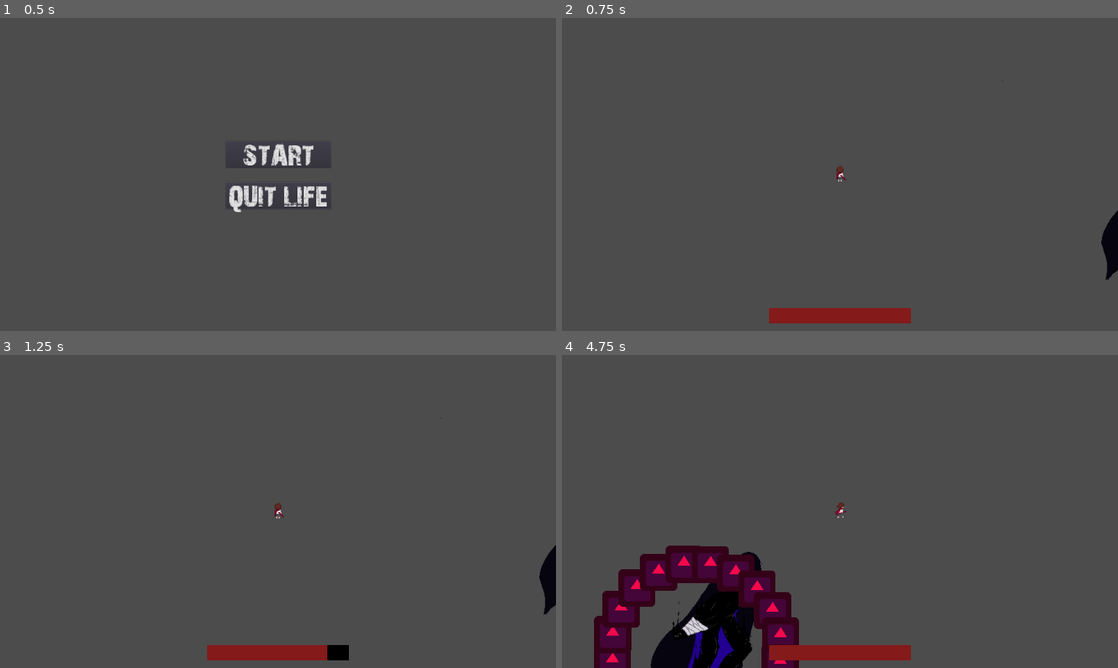
Above: before the commit, frames 1-4 (two rows, left to right).
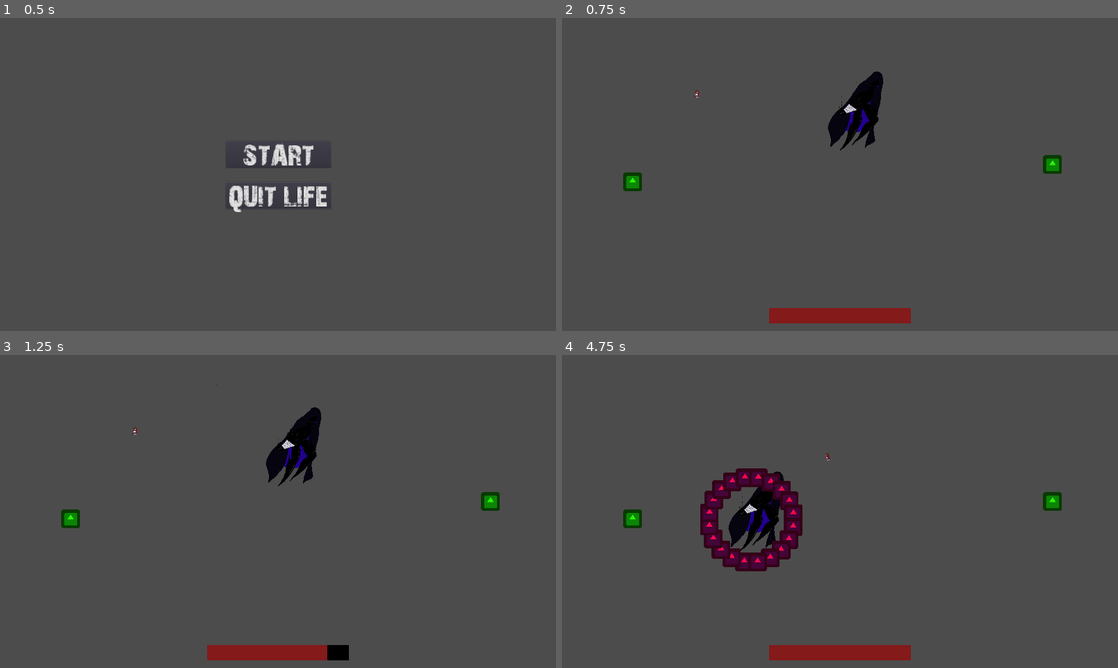
Above: after the commit, the same moments.

Repository: LadyVolk/The-Modern-Triad
Game: Godot game, scene res://Menu.tscn
Two runs of this game, one before a commit and one after it. Both use one fixed random seed, a clock stepped at 60 frames per second and the inputs below. The engine's default icon, where the game draws it, is replaced by a stand-in: a white triangle on a blue panel in a dark square. Sound files missing from this copy of the repository are replaced by a short silence.
Inputs (mouse positions are in pixels of both pictures, inside the frame that each line leads up to):
- Up to frame 1 (0.5 s): no input
- Up to frame 2 (0.75 s): click "START" at 0.5 s
- Up to frame 3 (1.25 s): no input
- Up to frame 4 (4.75 s): move the mouse to (962, 495) at 1.27 s; hold D (player_right) 1.28-2.03 s; hold Right mouse button (melee_attack) 1.28-2.03 s; move the mouse to (728, 527) at 2.02 s; hold S (player_down) 2.03-2.78 s; tap Space (player_dash) at 2.1 s; move the mouse to (895, 442) at 2.77 s; press the mouse at (895, 442) at 2.78 s; hold D (player_right) 2.78-3.53 s; move the mouse to (812, 574) at 3.52 s; release the mouse at (812, 574) at 3.53 s; hold W (player_up) 3.53-4.28 s; right-click (812, 574) at 3.6 s; move the mouse to (1006, 558) at 4.27 s; hold A (player_left) from 4.28 s (still down); hold Space (player_dash) from 4.28 s (still down)

Frame 1 is identical in both runs. In frame 2, 2.3% of the frame differs, in the area x 11-100%, y 9-84%; in frame 3, 2.3%; in frame 4, 14%, in the area x 5-90%, y 31-100%.

Commit message:
worked on sprite direction on movement

Diff:
--- a/game/Player.gd
+++ b/game/Player.gd
@@ -30,6 +30,7 @@
 var player_hit_stun = 0.1
 var debug = false
 var died = false
+var sprite_direction = "bottom"
 
 const melee_damage = 5
 const dash_time = 0.2
@@ -44,6 +45,11 @@
 	health = max_health
 	emit_signal("set_HUD", max_health)
 
+	if mode == "depression":
+		$Camera.queue_free()
+	elif mode == "transition":
+		$Camera.current = true
+		$Camera.zoom = Vector2(0.5, 0.5)
 func _process(delta):
 
 	var mov_vector = Vector2(0, 0)
@@ -130,17 +136,18 @@
 	if attacking:
 		return
 
-	var angle = rad2deg(get_player_direction().angle())
-
-	if angle < 0:
-		angle += 360
-
-	var direction = get_direction_name(angle)
+	#var angle = rad2deg(get_player_direction().angle())
 
 	if movement.length() <= 0.1:
-		animation.play("idle_"+direction)
-	else:
-		animation.play("running_"+direction)
+		animation.play("idle_"+sprite_direction)
+	else:
+		var angle = rad2deg(movement.angle())
+
+		if angle < 0:
+			angle += 360
+
+		sprite_direction = get_direction_name(angle)
+		animation.play("running_"+sprite_direction)
 
 
 
